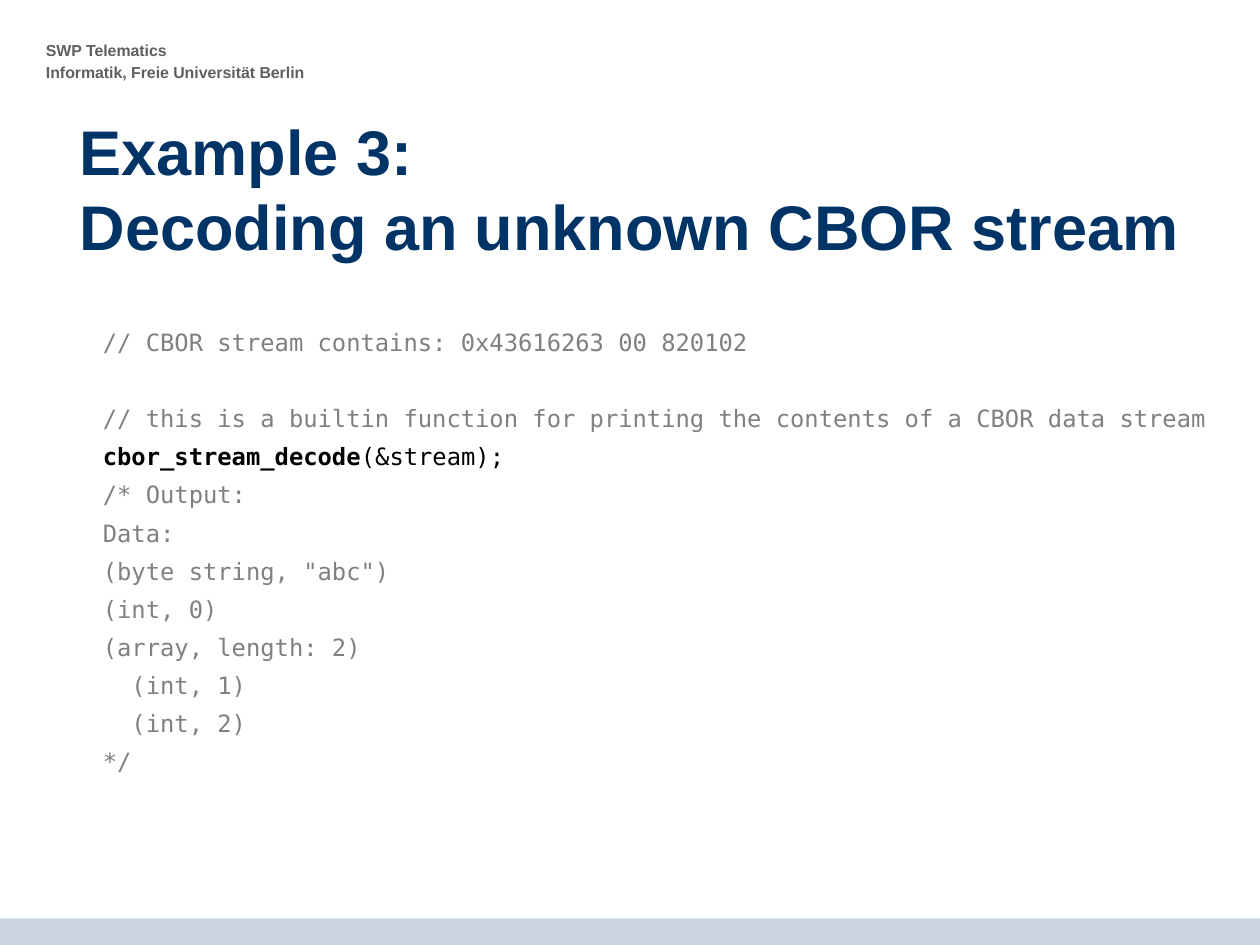
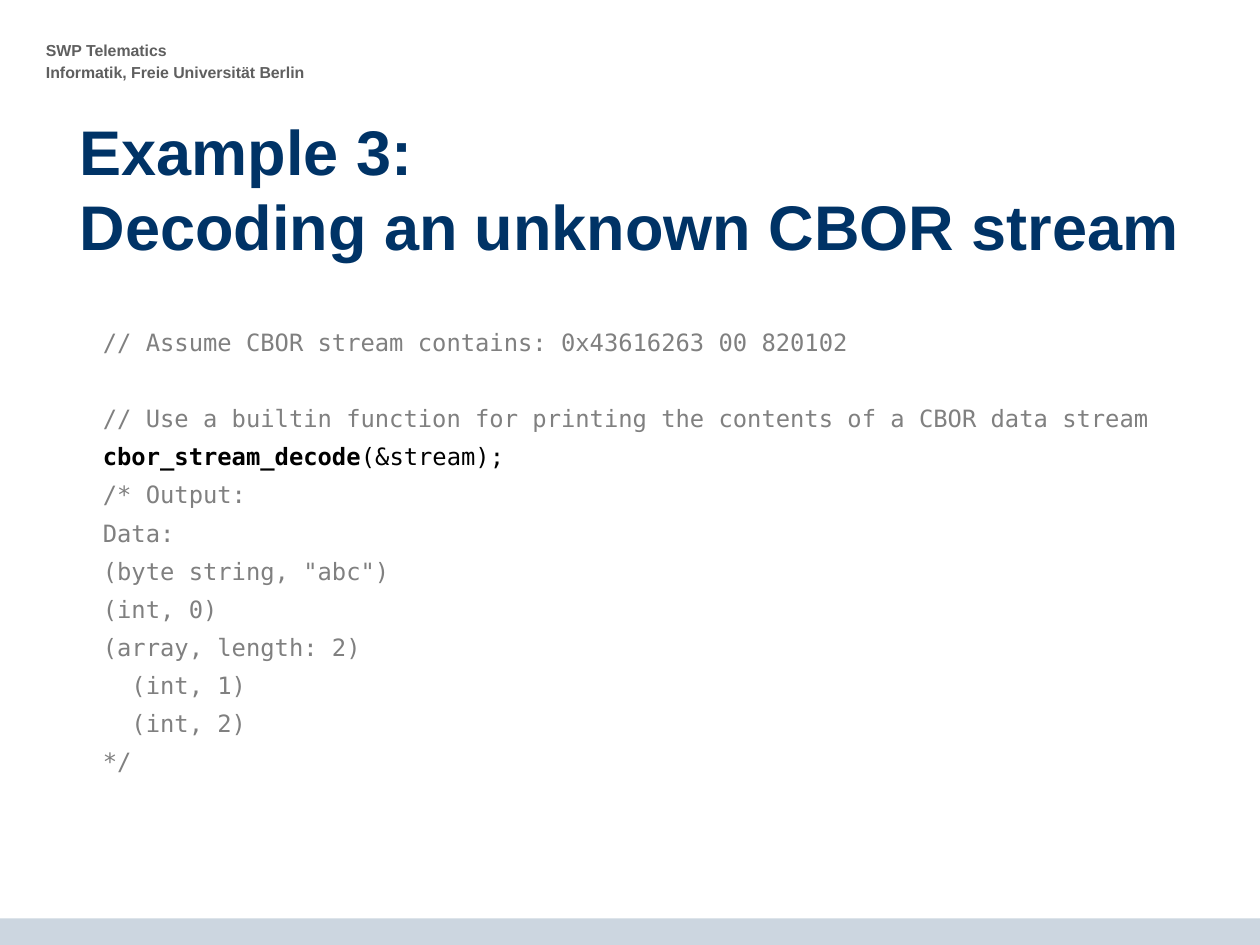
Before and after one commit to krf/cbor-for-riot, a slide deck: slide 27 of CBOR-Presentation_2014-07-15_final_presentation_v5.odp. Drawn at 1260x945 pixels with LibreOffice and Linux fonts; fonts in the diff are those of the drawing; background and template pictures are left out. Boxes give left, top, right and bottom in pixels: in the first picture for what was removed or moved away, otherwise in the second. Text is boxed around its words. In the diff, an @@ line names an element or a change of style, - is before the commit and + after.

```diff
--- a/CBOR-Presentation_2014-07-15_final_presentation_v5.odp
+++ b/CBOR-Presentation_2014-07-15_final_presentation_v5.odp
@@ text at (146, 333, 1148, 432): text changed @@
-// CBOR stream contains: 0x43616263 00 820102
-// this is a builtin function for printing the contents of a CBOR data stream
+// Assume CBOR stream contains: 0x43616263 00 820102
+// Use a builtin function for printing the contents of a CBOR data stream
```
Also in this commit, not shown: 1 other slide changed.
